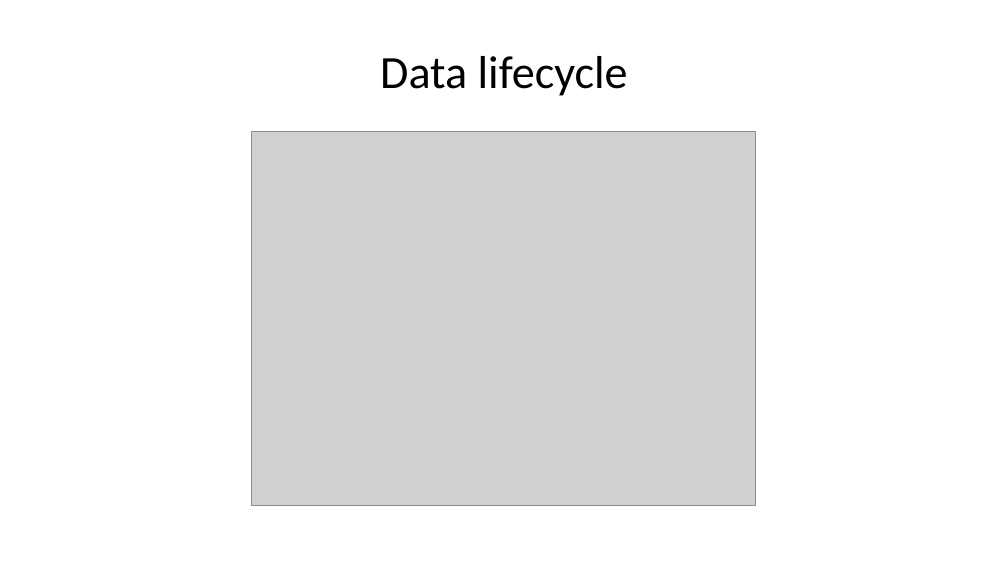
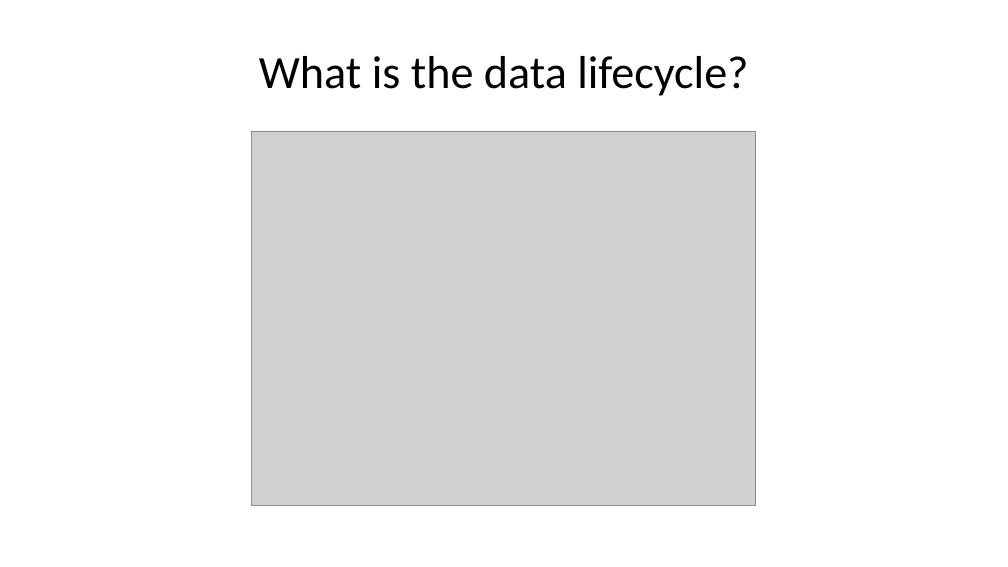
Before and after one commit to tamanh-oxford/capacity-development, a slide deck: slide 5 of data-frameworks/01-global-landscape.pptx. Drawn at 1008x567 pixels with LibreOffice and Linux fonts; fonts in the diff are those of the drawing; grey boxes stand for pictures. Boxes give left, top, right and bottom in pixels: in the first picture for what was removed or moved away, otherwise in the second. Text is boxed around its words. In the diff, an @@ line names an element or a change of style, - is before the commit and + after.

```diff
--- a/data-frameworks/01-global-landscape.pptx
+++ b/data-frameworks/01-global-landscape.pptx
@@ title at (259,56,748,96): text changed @@
-Data lifecycle
+What is the data lifecycle?
```
Also in this commit, not shown: 2 other slides changed, 9 slides added, 28 other files.
